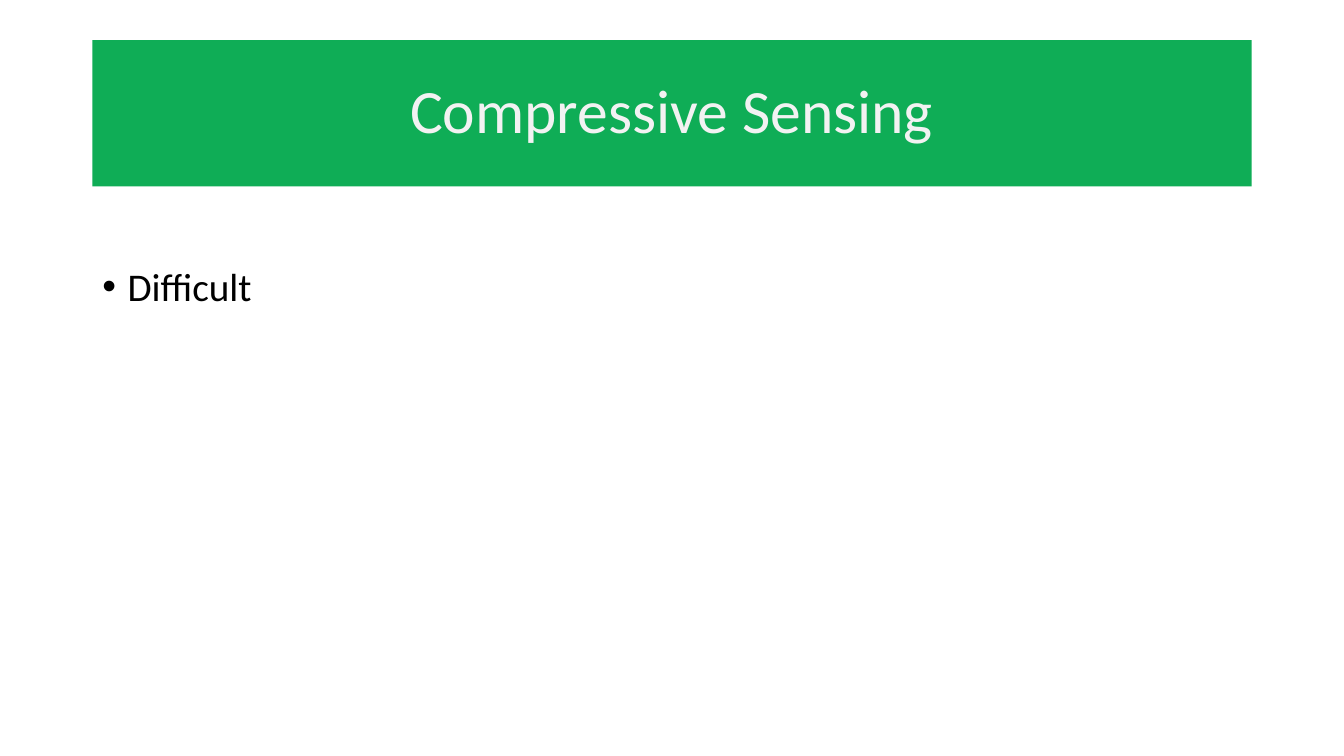
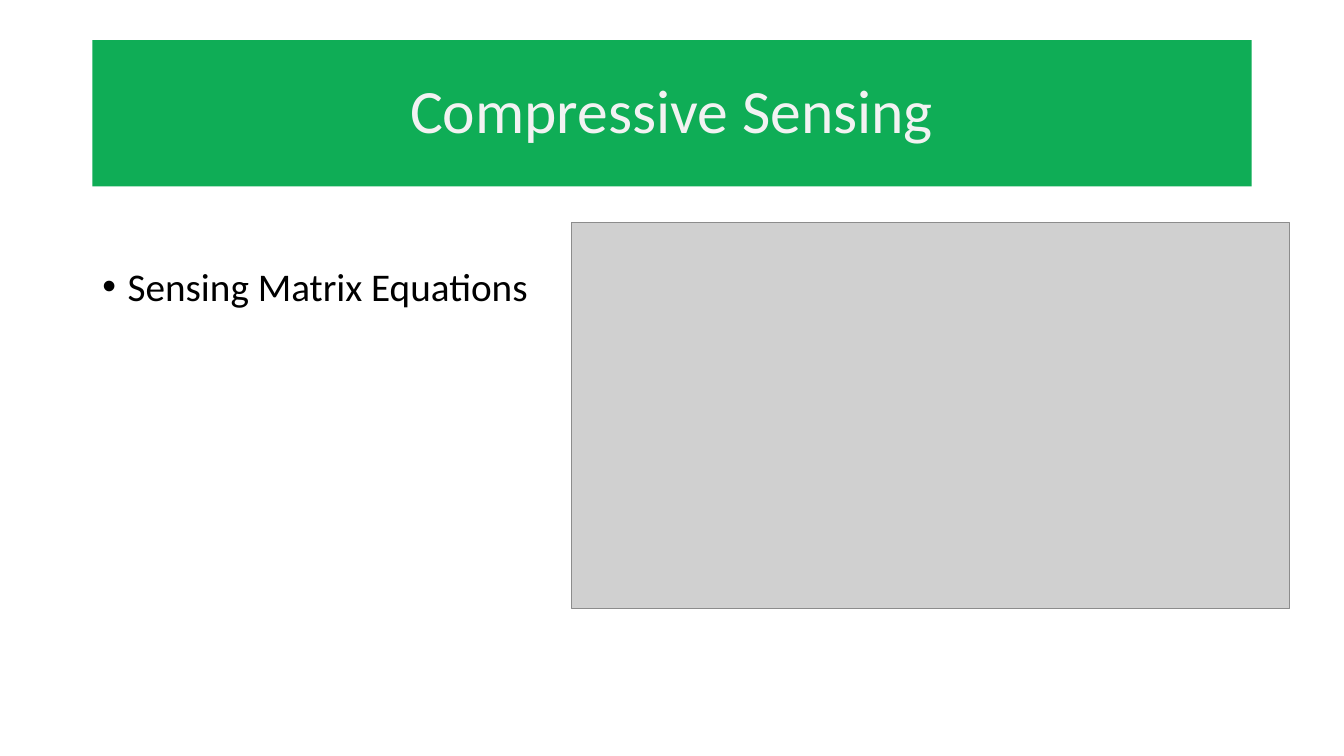
Before and after one commit to mathFPGAseek/und_eecs590_F21, a slide deck: slide 7 of diffuser_cam_20211202_rev1.pptx (slide 5 before the commit). Drawn at 1344x756 pixels with LibreOffice and Linux fonts; fonts in the diff are those of the drawing; grey boxes stand for pictures; background and template pictures are left out. Boxes give left, top, right and bottom in pixels: in the first picture for what was removed or moved away, otherwise in the second. Text is boxed around its words. In the diff, an @@ line names an element or a change of style, - is before the commit and + after.

```diff
--- a/diffuser_cam_20211202_rev1.pptx
+++ b/diffuser_cam_20211202_rev1.pptx
@@ picture added at [572,223,1290,609] @@
@@ text at [128,274,527,308]: text changed @@
-• Difficult
+• Sensing Matrix Equations
```
Also in this commit, not shown: 9 other slides changed, 2 slides added, 1 slide removed.
